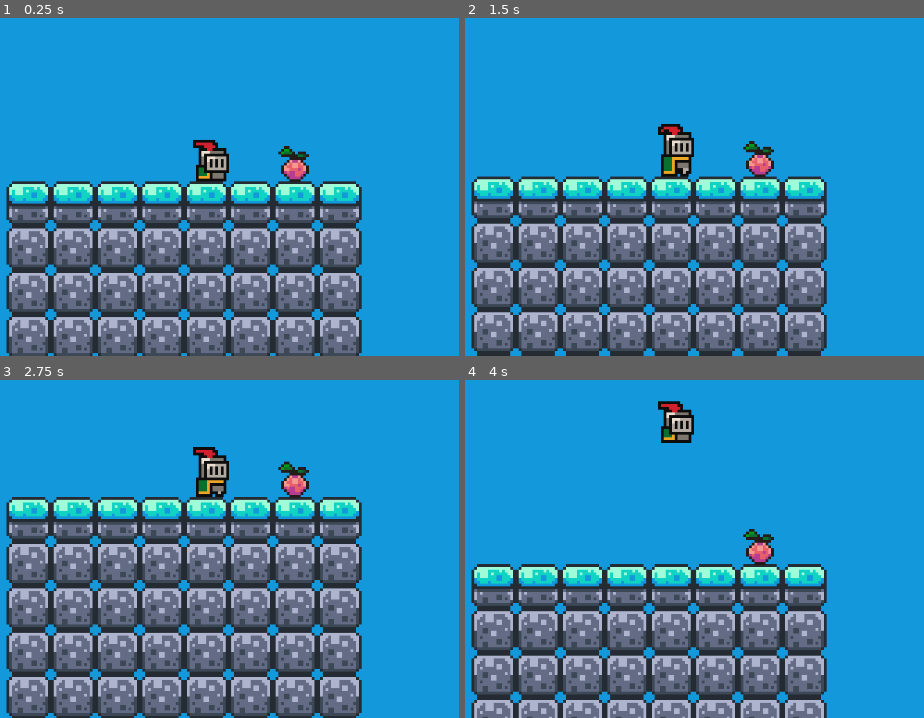
Above: before the commit, frames 1-4 (two rows, left to right).
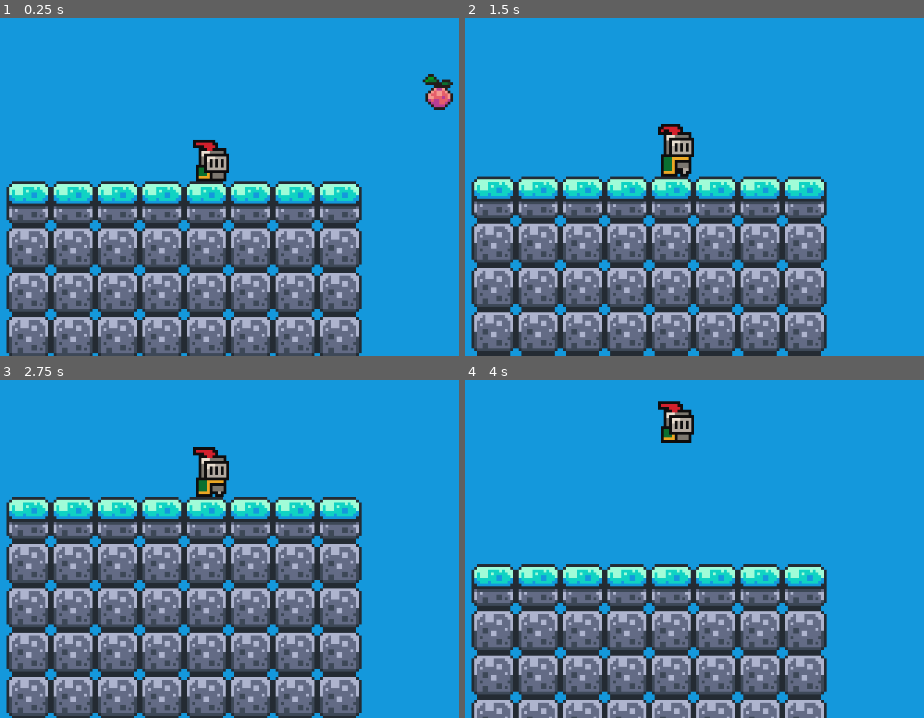
Above: after the commit, the same moments.

Repository: ElWade98/Prueba-de-compartir
Game: Godot game, scene res://level_2.tscn
The game is run twice, just before and just after one commit, with the same random seed, the same clock (stepped at 60 frames per second) and the same inputs.
Inputs:
- Up to frame 1 (0.25 s): no input
- Up to frame 2 (1.5 s): tap Space (jump) at 0.77 s
- Up to frame 3 (2.75 s): tap Space (jump) at 1.52 s
- Up to frame 4 (4 s): tap Space (jump) at 3.02, 3.77 s

The runs differ from the first frame. In frame 1, 1.0% of the frame differs, in the area x 60-99%, y 16-49%; in frame 2, 0.5%; in frame 3, 0.5%; in frame 4, 0.5%.

Commit message:
Test 1
Test 1

Diff:
--- a/plataforma-2.0/level_2.tscn
+++ b/plataforma-2.0/level_2.tscn
@@ -195,4 +195,5 @@
 shape = SubResource("WorldBoundaryShape2D_b8w1n")
 
 [node name="Fruta" parent="." instance=ExtResource("4_61osd")]
-position = Vector2(104, 42)
+position = Vector2(156, -13)
+scale = Vector2(5, 5)
--- a/plataforma-2.0/project.godot
+++ b/plataforma-2.0/project.godot
@@ -12,7 +12,7 @@
 
 config/name="Plataforma 2.0"
 run/main_scene="res://level_2.tscn"
-config/features=PackedStringArray("4.3", "Forward Plus")
+config/features=PackedStringArray("4.4", "Forward Plus")
 config/icon="res://icon.svg"
 
 [autoload]
Not shown, changed: plataforma-2.0/Assets/fonts/PixelOperator8-Bold.ttf.import
Not shown, changed: plataforma-2.0/Assets/fonts/PixelOperator8.ttf.import
Not shown, added: plataforma-2.0/character_body_2d.gd.uid
Not shown, added: plataforma-2.0/coin.gd.uid
Not shown, added: plataforma-2.0/game_manager.gd.uid
Not shown, added: plataforma-2.0/killzone.gd.uid
Not shown, added: plataforma-2.0/slime.gd.uid
